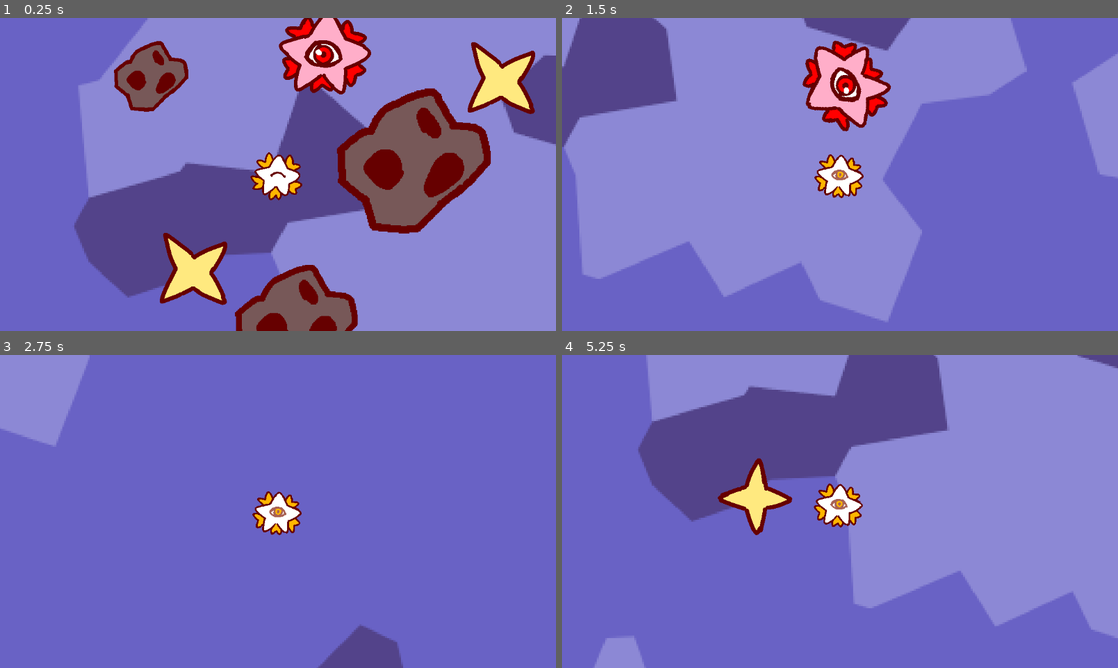
Above: before the commit, frames 1-4 (two rows, left to right).
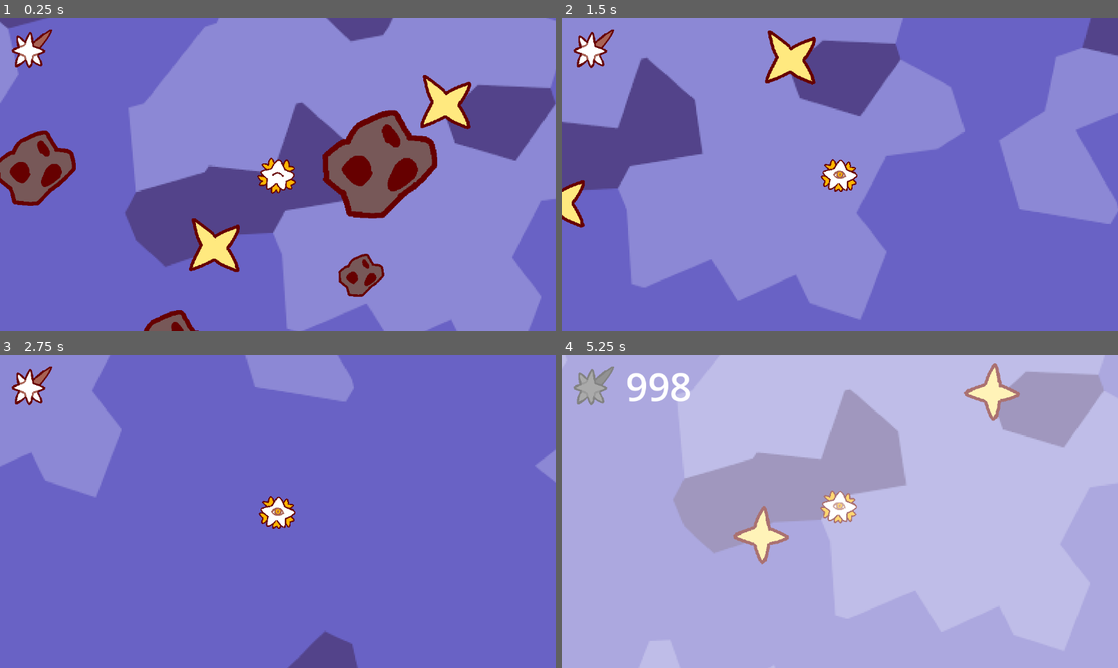
Above: after the commit, the same moments.

Repository: sY4nis/Judgment-Dodging
Game: Godot game, scene res://Scenes/Main/main.tscn
Two runs of this game, one before a commit and one after it. Both use one fixed random seed, a clock stepped at 60 frames per second and the inputs below.
Inputs:
- Up to frame 1 (0.25 s): no input
- Up to frame 2 (1.5 s): hold D (RIGHT) 0.53-1.28 s; hold J 0.53-1.28 s; hold S (DOWN) from 1.28 s (still down); tap Shift (Slowmode) at 1.35 s
- Up to frame 3 (2.75 s): tap J at 1.55 s; release S (DOWN) at 2.03 s; hold D (RIGHT) from 2.03 s (still down); hold J from 2.03 s (still down)
- Up to frame 4 (5.25 s): release D (RIGHT) at 2.78 s; release J at 2.78 s; hold W (UP) 2.78-3.53 s; tap C at 2.85 s; tap J at 3.05, 4.55 s; hold J 3.53-4.28 s; hold A (LEFT) 3.53-5.03 s; tap Shift (Slowmode) at 4.35 s; hold S (DOWN) from 5.03 s (still down); hold J from 5.03 s (still down)

The runs differ from the first frame. In frame 1, 40% of the frame differs, in the area x 0-100%, y 0-100%; in frame 2, 37%; in frame 3, 9.0%; in frame 4, 95%.

Commit message:
Spell card fully implemented

Diff:
--- a/Scenes/Main/main.tscn
+++ b/Scenes/Main/main.tscn
@@ -1,15 +1,12 @@
-[gd_scene load_steps=9 format=3 uid="uid://dfm1honcstrm2"]
+[gd_scene load_steps=8 format=3 uid="uid://dfm1honcstrm2"]
 
 [ext_resource type="Script" path="res://Scripts/main.gd" id="1_et0yj"]
 [ext_resource type="PackedScene" uid="uid://inlr2p8ve8y5" path="res://Scenes/Characters/lurgatoir.tscn" id="1_ssfk6"]
-[ext_resource type="Texture2D" uid="uid://yq3yegc8fwri" path="res://Sprites/Player/Lurgatoir/Lurgatoir_Focus.png" id="2_801gy"]
 [ext_resource type="Texture2D" uid="uid://ba7it71h86x7a" path="res://Sprites/Background/BACKGROUND.png" id="2_lwv4m"]
 [ext_resource type="PackedScene" uid="uid://b08h72hik4xci" path="res://Scenes/Objects/obstacle.tscn" id="2_qqh8t"]
+[ext_resource type="Texture2D" uid="uid://bfjdpc7hrlp0k" path="res://Sprites/Objects/Staricon.png" id="5_0t7cf"]
 [ext_resource type="PackedScene" uid="uid://cgc61a0gpdafo" path="res://Scenes/Objects/star.tscn" id="5_64bj5"]
 [ext_resource type="AudioStream" uid="uid://dr53ptsyahcuj" path="res://Audio/PlayerAudio/SORRY.mp3" id="6_k05hc"]
-
-[sub_resource type="CircleShape2D" id="CircleShape2D_s457w"]
-radius = 103.479
 
 [node name="Main" type="Node"]
 script = ExtResource("1_et0yj")
@@ -22,32 +19,50 @@
 [node name="Lurgatoir" parent="." instance=ExtResource("1_ssfk6")]
 
 [node name="Camera2D" type="Camera2D" parent="Lurgatoir"]
+zoom = Vector2(0.75, 0.75)
 
-[node name="RigidBody2D" type="RigidBody2D" parent="."]
-position = Vector2(545, -2)
+[node name="SORRY" type="AudioStreamPlayer" parent="."]
+stream = ExtResource("6_k05hc")
 
-[node name="CollisionShape2D" type="CollisionShape2D" parent="RigidBody2D"]
-position = Vector2(1, -2)
-shape = SubResource("CircleShape2D_s457w")
+[node name="UI" type="CanvasLayer" parent="."]
 
-[node name="Sprite2D" type="Sprite2D" parent="RigidBody2D"]
-position = Vector2(9, -32)
-texture = ExtResource("2_801gy")
+[node name="HBoxContainer" type="HBoxContainer" parent="UI"]
+offset_right = 189.0
+offset_bottom = 128.0
+
+[node name="TextureRect" type="TextureRect" parent="UI/HBoxContainer"]
+layout_mode = 2
+texture = ExtResource("5_0t7cf")
+expand_mode = 2
+
+[node name="Star_counter" type="Label" parent="UI/HBoxContainer"]
+layout_mode = 2
+theme_override_font_sizes/font_size = 80
+
+[node name="ColorRect" type="ColorRect" parent="UI"]
+anchors_preset = 15
+anchor_right = 1.0
+anchor_bottom = 1.0
+grow_horizontal = 2
+grow_vertical = 2
 
 [node name="Obstacle" parent="." instance=ExtResource("2_qqh8t")]
 position = Vector2(702, 241)
 
 [node name="Obstacle2" parent="." instance=ExtResource("2_qqh8t")]
-position = Vector2(209, 186)
+position = Vector2(245, -231)
 
 [node name="Obstacle3" parent="." instance=ExtResource("2_qqh8t")]
-position = Vector2(611, 481)
+position = Vector2(273, 669)
+
+[node name="Obstacle4" parent="." instance=ExtResource("2_qqh8t")]
+position = Vector2(808, 598)
+
+[node name="Obstacle5" parent="." instance=ExtResource("2_qqh8t")]
+position = Vector2(-260, 266)
 
 [node name="Star" parent="." instance=ExtResource("5_64bj5")]
 position = Vector2(277, 471)
 
 [node name="Star2" parent="." instance=ExtResource("5_64bj5")]
 position = Vector2(915, 76)
-
-[node name="SORRY" type="AudioStreamPlayer2D" parent="."]
-stream = ExtResource("6_k05hc")
--- a/Scripts/main.gd
+++ b/Scripts/main.gd
@@ -3,7 +3,12 @@
 @onready var can_use = true
 @onready var cam = $Lurgatoir/Camera2D
 @onready var sorry = $SORRY
+@onready var star_counter = $UI/HBoxContainer/Star_counter
+@onready var staricon =$UI/HBoxContainer/TextureRect
+@onready var flash = $UI/ColorRect
 
+func update_ui():
+	star_counter.text = str(stars)
 
 func boom():
 	for obstacles in get_tree().get_nodes_in_group("obstacles"):
@@ -21,20 +26,29 @@
 	if Input.is_key_pressed(KEY_J) and stars > 0 and can_use:
 		can_use = false
 		stars -= 1
+		update_ui()
 		boom()
 		var tween = create_tween()
+		sorry.stop()
+		sorry.volume_db = 0
 		sorry.play()
-		tween.tween_property(sorry, "volume_db", -80, 10.0)
+		flash.modulate.a = 1.0
+		tween.tween_property(flash, "modulate:a", 0.0, 0.3)
+		#tween.tween_property(sorry, "volume_db", -80, 10.0)
 		cam_shake()
 		await get_tree().create_timer(2.0).timeout
-
 		can_use = true
 
 
 func _process(delta):
 	use_spell()
-	print(stars)
-
-	#debug
+	if not can_use:
+		staricon.texture = load("res://Sprites/Objects/Stariconcant.png")
+	else:
+		staricon.texture = load("res://Sprites/Objects/Staricon.png")
+	#debug =
 	if Input.is_key_pressed(KEY_C):
 		stars = 1000
+
+func _ready():
+	flash.modulate.a = 0
--- a/Scripts/star.gd
+++ b/Scripts/star.gd
@@ -8,6 +8,7 @@
 	if body.is_in_group("Players") and not taken:
 		taken = true
 		get_parent().stars += 1
+		get_parent().update_ui()
 		UNDERTALE.play()
 		Etoile.visible = false
 		collision.disabled = true
Binary file added: Sprites/Objects/Staricon.png
Not shown, added: Sprites/Objects/Staricon.png.import
Binary file added: Sprites/Objects/Stariconcant.png
Not shown, added: Sprites/Objects/Stariconcant.png.import
Not shown, changed: Audio/PlayerAudio/SORRY.mp3
